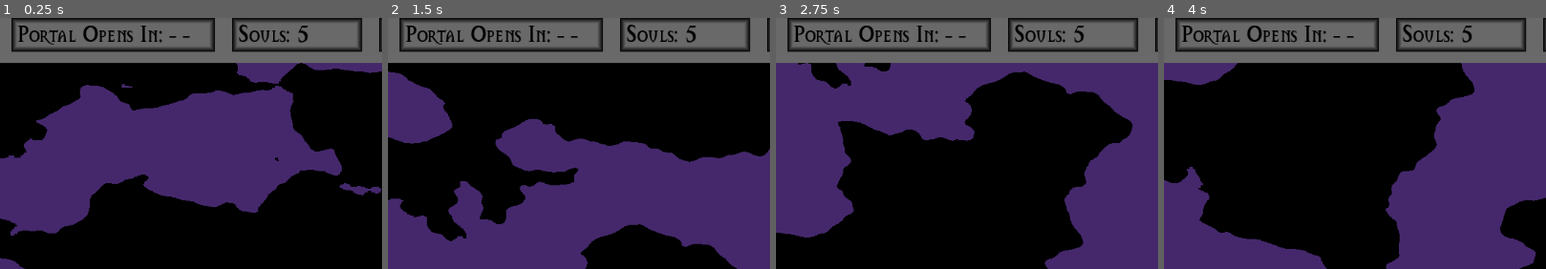
Above: before the commit, frames 1-4 (left to right).
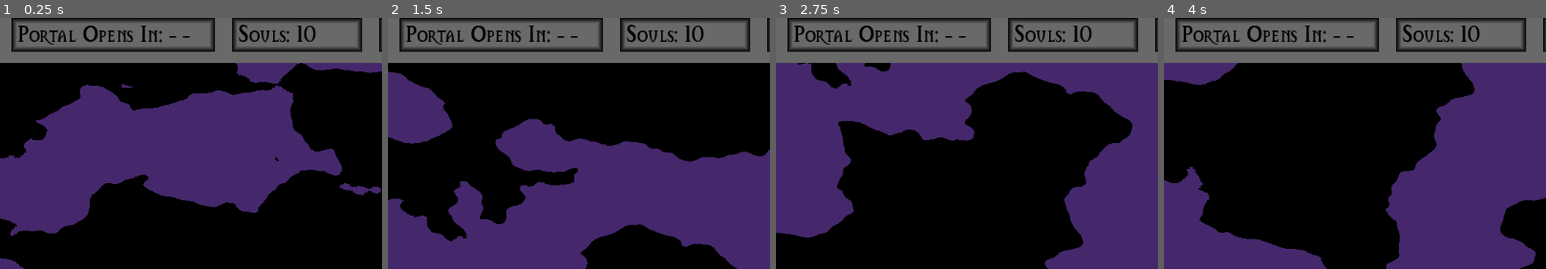
Above: after the commit, the same moments.

Repository: Wyatt5150/GWJ73
Game: Godot game, scene res://Levels/MainMenu.tscn
Same seed, same stepped clock (60 frames per second), same inputs: the game is played once before the commit and once after it. The engine's default icon, where the game draws it, is replaced by a stand-in: a white triangle on a blue panel in a dark square. Sound files missing from this copy of the repository are replaced by a short silence.
Inputs (mouse positions are % of the whole screen's width and height, from its top left):
- Up to frame 1 (0.25 s): no input
- Up to frame 2 (1.5 s): tap Enter at 0.5 s; move the mouse to (72, 44) at 0.52 s; hold D (Right) 0.53-1.28 s; hold E (Interact) 0.53-1.28 s; click (72, 44) at 0.67 s; tap Space at 0.77 s; move the mouse to (30, 54) at 1.27 s; hold S (Down) from 1.28 s (still down); tap F at 1.35 s
- Up to frame 3 (2.75 s): tap Space at 1.52 s; move the mouse to (60, 27) at 2.02 s; release S (Down) at 2.03 s; hold D (Right) from 2.03 s (still down); hold E (Interact) from 2.03 s (still down)
- Up to frame 4 (4 s): move the mouse to (45, 70) at 2.77 s; release D (Right) at 2.78 s; release E (Interact) at 2.78 s; hold W (Up) 2.78-3.53 s; tap F at 2.85 s; click (45, 70) at 2.92 s; tap Space at 3.02, 3.77 s; move the mouse to (80, 65) at 3.52 s; hold A (Left) from 3.53 s (still down); hold E (Interact) from 3.53 s (still down)
The pictures show only the part of the screen within x 0-50%, y 1-51%; the shares and areas given below are measured in that part.

The runs differ from the first frame. In frame 1, 0.2% of the frame differs, in the area x 77-83%, y 3-10%; in frame 2, 0.2%; in frame 3, 0.2%; in frame 4, 0.2%.

Commit message:
Working game pog

Diff:
--- a/Autoloads/PersistentData.gd
+++ b/Autoloads/PersistentData.gd
@@ -32,7 +32,6 @@
 	LOSE
 }
 
-@export var current_scene : SCENES = SCENES.MAIN_MENU
 @export var transition : PackedScene
 
 var SPAWNCAP = 50
@@ -47,7 +46,7 @@
 	set(new_val):
 		%SoulCount.text = "Souls: " + str(new_val)
 		souls = new_val
-var starting_souls : int = 5
+var starting_souls : int = 10
 
 var death_cost : int = 1
 var deaths : int = 0 :
@@ -55,28 +54,55 @@
 		death_cost = 2 ** new_val
 		deaths = new_val
 
+var timing = false
+var portal_timer : float = 50.0 :
+	set(new_val):
+		if current_floor == 0:
+			%PortalTimer.text = "Portal Opens In: - -"
+			portal_timer = 50.0
+			return
+		portal_timer = new_val
+		if portal_timer > 0.0:
+			get_tree().call_group("Portal", 'Open', false)
+			%PortalTimer.text = "Portal Opens In: " + str(int(portal_timer))
+			return
+		else:
+			get_tree().call_group("Portal", 'Open', true)
+			%PortalTimer.text = "Portal Closes In: " + str(10 + int(portal_timer))
+			if portal_timer < -10.0:
+				portal_timer = 50.0
+			return
+
+
+
 func _ready() -> void:
 	current_floor = 0
 	StartLevel()
 
+func _process(delta: float) -> void:
+	if timing:
+		portal_timer -= delta
+
 func Transition(state : STATE = STATE.WIN):
 	get_tree().call_group("Portal", 'Open', false)
+	timing = false
+	portal_timer = 50.0
 
 	if state == STATE.WIN:
 		current_floor += 1
 	else:
 		current_floor = 0
 
-	get_tree().change_scene_to_packed(transition)
+	get_tree().call_deferred("change_scene_to_packed", transition)
 
 
 func StartLevel():
+	timing = true
+	Audio.ChangeMusic(Audio.MUSIC_TRACKS.CLOCK_TOWER)
 	if current_floor == 0:
 		WeaponData.Reset_Weapon_Data()
 		souls = starting_souls
 		deaths = 0
 		get_tree().call_deferred("change_scene_to_file", SCENES_PATH[SCENES.MAIN_MENU])
-		#TODO TIMER.stop
 	else:
 		get_tree().call_deferred("change_scene_to_file", SCENES_PATH[SCENES.FLOOR])
-		#TODO TIMER.start
--- a/Autoloads/audio.gd
+++ b/Autoloads/audio.gd
@@ -2,19 +2,31 @@
 
 @onready var music = $Music
 
-enum MUSIC_TRACKS {}
+enum MUSIC_TRACKS {
+	CLOCK_TOWER
+}
+
 enum SFX_TRACKS {
-	VINE_BOOM
+	VINE_BOOM,
+	DEATH,
+	HURT
 }
 
 const _MUSIC_PATHS = {
+	MUSIC_TRACKS.CLOCK_TOWER : "res://NotMine/clock-tower-114282.mp3"
 }
 
 const _SFX_PATHS = {
-	SFX_TRACKS.VINE_BOOM : "res://NotMine/vine-boom.mp3"
+	SFX_TRACKS.VINE_BOOM : "res://NotMine/vine-boom.mp3",
+	SFX_TRACKS.DEATH : "res://NotMine/pixel-death-66829.mp3",
+	SFX_TRACKS.HURT : "res://NotMine/retro-hurt-2-236675.mp3"
 }
 
 var _currentMusic = null
+
+func StopMusic() -> void:
+	_currentMusic = null
+	music.stop()
 
 func ChangeMusic(track:MUSIC_TRACKS) -> void:
 	if _currentMusic == track: return
--- a/Autoloads/audio.tscn
+++ b/Autoloads/audio.tscn
@@ -6,3 +6,4 @@
 script = ExtResource("1_tim7p")
 
 [node name="Music" type="AudioStreamPlayer" parent="."]
+bus = &"Music"
--- a/Levels/MainMenu.tscn
+++ b/Levels/MainMenu.tscn
@@ -196,10 +196,11 @@
 
 [node name="WeaponPickup" parent="." instance=ExtResource("10_p55up")]
 position = Vector2(688, 576)
-pick_random = true
+type = 2
 
 [node name="WeaponPickup2" parent="." instance=ExtResource("10_p55up")]
 position = Vector2(1104, 576)
+type = 2
 pick_random = true
 cost_override = 10
 
--- a/Scenes/Enemies/enemygrounded.tscn
+++ b/Scenes/Enemies/enemygrounded.tscn
@@ -1,13 +1,19 @@
-[gd_scene load_steps=7 format=3 uid="uid://bsphn7qmqcnpf"]
+[gd_scene load_steps=10 format=3 uid="uid://bsphn7qmqcnpf"]
 
 [ext_resource type="Texture2D" uid="uid://bcws23ud5u66w" path="res://icon.svg" id="1_dqapv"]
 [ext_resource type="PackedScene" uid="uid://divbc678so3o4" path="res://Scenes/InheritanceJail/Controllers/enemy_controller.tscn" id="3_5kfx3"]
 [ext_resource type="PackedScene" uid="uid://bjnvr4cb8wx41" path="res://Scenes/InheritanceJail/Components/targeting_component.tscn" id="4_oo7oj"]
 [ext_resource type="PackedScene" uid="uid://chldgtiftv7o3" path="res://Scenes/InheritanceJail/Components/jump_component.tscn" id="5_djug6"]
+[ext_resource type="PackedScene" uid="uid://d0f8nxi6mbuhy" path="res://Scenes/InheritanceJail/Components/hurtbox.tscn" id="6_t2q6f"]
 [ext_resource type="PackedScene" uid="uid://bto76kyrksdg3" path="res://Scenes/InheritanceJail/Components/motion_2d.tscn" id="8_vgwlq"]
 
 [sub_resource type="CircleShape2D" id="CircleShape2D_7ktmt"]
 radius = 16.0
+
+[sub_resource type="RectangleShape2D" id="RectangleShape2D_q5hxx"]
+size = Vector2(32, 32)
+
+[sub_resource type="RectangleShape2D" id="RectangleShape2D_7nfxb"]
 
 [node name="EnemyGrounded" type="CharacterBody2D" groups=["Enemy"]]
 collision_layer = 16
@@ -27,7 +33,6 @@
 targeting_node = NodePath("TargetingComponent")
 
 [node name="TargetingComponent" parent="EnemyController" instance=ExtResource("4_oo7oj")]
-target_type = Array[int]([2, 3])
 
 [node name="Motion2D" parent="." instance=ExtResource("8_vgwlq")]
 speed = 100.0
@@ -39,6 +44,23 @@
 landing_lag_time = 1.0
 jump_velocity = -700.0
 
+[node name="Hurtbox" parent="." instance=ExtResource("6_t2q6f")]
+type = 4
+
+[node name="CollisionShape2D" type="CollisionShape2D" parent="Hurtbox"]
+position = Vector2(0, -16)
+shape = SubResource("RectangleShape2D_q5hxx")
+
+[node name="HitThePlayer" type="Area2D" parent="."]
+collision_layer = 0
+collision_mask = 4
+monitorable = false
+
+[node name="CollisionShape2D" type="CollisionShape2D" parent="HitThePlayer"]
+position = Vector2(0, -16)
+shape = SubResource("RectangleShape2D_7nfxb")
+
 [connection signal="change_direction" from="EnemyController" to="Motion2D" method="ChangeHorizontalDirection"]
 [connection signal="fallthrough" from="EnemyController" to="Motion2D" method="Fallthrough"]
 [connection signal="jump" from="EnemyController" to="JumpComponent" method="Jump"]
+[connection signal="area_entered" from="HitThePlayer" to="EnemyController" method="DamagePlayer"]
--- a/Scenes/InheritanceJail/Components/Scripts/dash_component.gd
+++ /dev/null
@@ -1,25 +0,0 @@
-extends BaseComponent
-class_name DashComponent
-
-
-var isDashing = false
-var canDash = false
-var dashTimer = 0.0
-const dashTime : float = 0.3
-const speed : float= 600.0
-
-
-func _Action(_args):
-	if !isDashing and parent.is_on_floor(): canDash = true
-
-	if !canDash: return 0
-
-	parent.velocity.x += (speed * parent.direction)
-
-	dashTimer = dashTime
-	isDashing = true
-	canDash = false
-
-func _physics_process(delta):
-	dashTimer -= delta
-	if dashTimer < 0.0: isDashing = false
--- /dev/null
+++ b/Scenes/InheritanceJail/Components/Scripts/hurtbox.gd
@@ -0,0 +1,69 @@
+extends Area2D
+class_name HurtboxComponent
+
+"""META OPTIONS"""
+@onready var parent = get_parent()
+@export var parent_override : CharacterBody2D
+@export var type : Data.LAYERS = Data.LAYERS.ENEMY
+
+"""BASE HEALTH OPTIONS"""
+@export_category("HEALTH")
+@export var max_health : int = 10
+var current_health : int = max_health :
+	set(new_val):
+		if killable and new_val <= 0:
+			DeathHandler()
+		current_health = clampi(new_val, 0, max_health)
+
+@export var killable : bool = true
+var invincibility = 0.0
+@export var iframes = 0.0
+
+@export var soul_value : int = 1
+@export var damage_flash : bool = true
+
+func _ready() -> void:
+	current_health = max_health
+
+	self.collision_layer = 0
+	self.collision_mask = 0
+	self.set_collision_layer_value(Data.LAYERS_MAP[type], true)
+	self.area_entered.connect(Callable(self, "_Activate"))
+	self.area_exited.connect(Callable(self, "_Deactivate"))
+
+	var shape = get_node_or_null("CollisionShape2D")
+	if shape == null:
+		printerr(self, " Has no collission shape. Freeeeing.")
+		self.queue_free()
+
+func _process(delta: float) -> void:
+	invincibility -= delta
+
+func Damage(ammount : int):
+	if invincibility > 0.0:
+		return
+	if type == Data.LAYERS.PLAYER:
+		Audio.PlaySFXLocal(Audio.SFX_TRACKS.HURT, self)
+		invincibility = iframes
+		Data.souls -= ammount
+		if Data.souls < 0:
+			Data.souls = 0
+			DeathHandler()
+	else:
+		current_health -= ammount
+	if damage_flash:
+		parent.modulate = Color(1.0, 0.0, 0.0)
+		await get_tree().create_timer(0.2).timeout
+		parent.modulate = Color(1.0, 1.0, 1.0)
+
+func DeathHandler() -> void:
+	match type:
+		Data.LAYERS.ENEMY:
+			Data.souls += soul_value
+			parent.queue_free()
+		Data.LAYERS.PLAYER:
+			Data.Transition(Data.STATE.LOSE)
+			Audio.StopMusic()
+			Audio.PlaySFXGlobal(Audio.SFX_TRACKS.DEATH)
+		_:
+			parent.queue_free()
--- a/Scenes/InheritanceJail/Components/Scripts/swearing_component.gd
+++ /dev/null
@@ -1,9 +0,0 @@
-extends BaseComponent
-class_name SwearingComponent
-
-@export var sound_effects : Array[Audio.SFX_TRACKS]
-
-func _Action(_args):
-	if len(sound_effects) < 1:
-		return
-	Audio.PlaySFXLocal(sound_effects.pick_random(), parent)
--- /dev/null
+++ b/Scenes/InheritanceJail/Components/hurtbox.tscn
@@ -0,0 +1,10 @@
+[gd_scene load_steps=2 format=3 uid="uid://d0f8nxi6mbuhy"]
+
+[ext_resource type="Script" path="res://Scenes/InheritanceJail/Components/Scripts/hurtbox.gd" id="1_pgd13"]
+
+[node name="Hurtbox" type="Area2D"]
+collision_layer = 0
+collision_mask = 0
+monitoring = false
+script = ExtResource("1_pgd13")
+type = 2
--- a/Scenes/InheritanceJail/Components/swearing_component.tscn
+++ /dev/null
@@ -1,7 +0,0 @@
-[gd_scene load_steps=2 format=3 uid="uid://bq0806wig6xy3"]
-
-[ext_resource type="Script" path="res://Scenes/InheritanceJail/Components/Scripts/swearing_component.gd" id="1_v1wrr"]
-
-[node name="SwearingComponent" type="Node2D"]
-script = ExtResource("1_v1wrr")
-action_name = "Talk"
--- /dev/null
+++ b/Scenes/InheritanceJail/Controllers/Scripts/clone_controller.gd
@@ -0,0 +1,11 @@
+extends Node2D
+
+
+# Called when the node enters the scene tree for the first time.
+func _ready() -> void:
+	pass # Replace with function body.
+
+
+
+func Explode():
+	pass
--- a/Scenes/InheritanceJail/Controllers/Scripts/enemy_controller.gd
+++ b/Scenes/InheritanceJail/Controllers/Scripts/enemy_controller.gd
@@ -7,6 +7,8 @@
 
 @export var x_offset : float = 50
 @export var y_offset : float = 30
+
+@export var damage = 1
 
 var tracking_update_stutter : float = randf_range(0.0, 0.20)
 var tracking : Node2D
@@ -46,3 +48,7 @@
 
 	target = tracking.global_position
 	target.x += randf_range(-stutter, stutter)
+
+func DamagePlayer(area):
+	if area is HurtboxComponent:
+		area.Damage(damage)
--- /dev/null
+++ b/Scenes/InheritanceJail/Controllers/clone_controller.tscn
@@ -0,0 +1,6 @@
+[gd_scene load_steps=2 format=3 uid="uid://b7h6soar4bbv8"]
+
+[ext_resource type="Script" path="res://Scenes/InheritanceJail/Controllers/Scripts/clone_controller.gd" id="1_rkt6h"]
+
+[node name="CloneController" type="Node2D"]
+script = ExtResource("1_rkt6h")
--- a/Scenes/player.tscn
+++ b/Scenes/player.tscn
@@ -1,11 +1,13 @@
-[gd_scene load_steps=9 format=3 uid="uid://1ejl0k88s3yi"]
+[gd_scene load_steps=11 format=3 uid="uid://1ejl0k88s3yi"]
 
 [ext_resource type="PackedScene" uid="uid://chldgtiftv7o3" path="res://Scenes/InheritanceJail/Components/jump_component.tscn" id="3_rpjv3"]
 [ext_resource type="PackedScene" uid="uid://rdajq45ts5p2" path="res://Scenes/InheritanceJail/Components/sprites_component.tscn" id="4_0mcb7"]
 [ext_resource type="Script" path="res://Scenes/weapons/scripts/player_weapons.gd" id="5_0fxkh"]
 [ext_resource type="PackedScene" uid="uid://du8l523rmcsbd" path="res://Scenes/weapons/balls.tscn" id="5_2h461"]
+[ext_resource type="PackedScene" uid="uid://d0f8nxi6mbuhy" path="res://Scenes/InheritanceJail/Components/hurtbox.tscn" id="5_rw85s"]
 [ext_resource type="PackedScene" uid="uid://bfk6fuljfk6dq" path="res://Scenes/InheritanceJail/Controllers/player_controller.tscn" id="5_vaqn0"]
 [ext_resource type="PackedScene" uid="uid://bto76kyrksdg3" path="res://Scenes/InheritanceJail/Components/motion_2d.tscn" id="6_rnyw7"]
+[ext_resource type="PackedScene" uid="uid://ctsxioah6jgrc" path="res://Scenes/weapons/sword.tscn" id="8_u6efo"]
 
 [sub_resource type="CapsuleShape2D" id="CapsuleShape2D_eedgu"]
 radius = 8.0
@@ -37,23 +39,24 @@
 [node name="SpritesComponent" parent="." instance=ExtResource("4_0mcb7")]
 animation = &"Idle"
 
-[node name="Area2D" type="Area2D" parent="."]
-collision_layer = 4
-collision_mask = 0
-input_pickable = false
-monitoring = false
+[node name="Hurtbox" parent="." instance=ExtResource("5_rw85s")]
+iframes = 0.5
 
-[node name="CollisionShape2D" type="CollisionShape2D" parent="Area2D"]
+[node name="CollisionShape2D" type="CollisionShape2D" parent="Hurtbox"]
 position = Vector2(0, -14)
 shape = SubResource("RectangleShape2D_t3w31")
 
 [node name="Weapons" type="Node2D" parent="."]
+position = Vector2(0, -12)
 script = ExtResource("5_0fxkh")
 
 [node name="Balls" parent="Weapons" instance=ExtResource("5_2h461")]
 
+[node name="Sword" parent="Weapons" instance=ExtResource("8_u6efo")]
+
 [connection signal="change_direction" from="PlayerController" to="Motion2D" method="ChangeHorizontalDirection"]
 [connection signal="change_direction" from="PlayerController" to="SpritesComponent" method="ChangeDirection"]
+[connection signal="change_direction" from="PlayerController" to="Weapons/Sword" method="ChangeDirection"]
 [connection signal="fallthrough" from="PlayerController" to="Motion2D" method="Fallthrough"]
 [connection signal="jump" from="PlayerController" to="JumpComponent" method="Jump"]
 [connection signal="set_animation" from="Motion2D" to="SpritesComponent" method="SetAnimation"]
--- /dev/null
+++ b/Scenes/weapons/ball.tscn
@@ -0,0 +1,19 @@
+[gd_scene load_steps=3 format=3 uid="uid://d12a511pro0m1"]
+
+[ext_resource type="Texture2D" uid="uid://cvu8nu5yejpjl" path="res://NotMine/electricBall.png" id="1_6hx0a"]
+
+[sub_resource type="CircleShape2D" id="CircleShape2D_5i0nr"]
+radius = 8.0
+
+[node name="Ball" type="Area2D"]
+collision_layer = 0
+collision_mask = 0
+monitorable = false
+
+[node name="CollisionShape2D" type="CollisionShape2D" parent="."]
+shape = SubResource("CircleShape2D_5i0nr")
+
+[node name="Sprite2D" type="Sprite2D" parent="."]
+position = Vector2(0, 4.76837e-07)
+scale = Vector2(1.33333, 1.33333)
+texture = ExtResource("1_6hx0a")
--- /dev/null
+++ b/Scenes/weapons/balls.gd
@@ -0,0 +1,23 @@
+extends WeaponBase
+class_name Balls
+
+@export var radius : float = 60.0
+var rot_speed : int = 0
+
+func _physics_process(delta: float) -> void:
+	self.rotate(rot_speed * delta)
+
+func Upgrade(level : int):
+	rot_speed = (1.2 ** level) * speed
+	for child in get_children():
+		child.queue_free()
+
+	for i in range(0, level):
+		var ball : Area2D = projectile.instantiate()
+		ball.collision_layer = 0
+		ball.collision_mask = 0
+		ball.set_collision_mask_value(Data.LAYERS_MAP[target], true)
+		ball.area_entered.connect(Callable(self, "Hit"))
+		self.add_child(ball)
+		var offset = Vector2(randf_range(-1.0, 1.0), randf_range(-1.0, 1.0)).normalized() * radius
+		ball.position = offset
--- a/Scenes/weapons/balls.tscn
+++ b/Scenes/weapons/balls.tscn
@@ -1,6 +1,11 @@
-[gd_scene load_steps=2 format=3 uid="uid://du8l523rmcsbd"]
+[gd_scene load_steps=3 format=3 uid="uid://du8l523rmcsbd"]
 
-[ext_resource type="Script" path="res://Scenes/weapons/scripts/balls.gd" id="1_ft08v"]
+[ext_resource type="Script" path="res://Scenes/weapons/balls.gd" id="1_12x8i"]
+[ext_resource type="PackedScene" uid="uid://d12a511pro0m1" path="res://Scenes/weapons/ball.tscn" id="2_qyeci"]
 
 [node name="Balls" type="Node2D"]
-script = ExtResource("1_ft08v")
+script = ExtResource("1_12x8i")
+radius = 40.0
+speed = 2.0
+projectile = ExtResource("2_qyeci")
+type = 2
--- /dev/null
+++ b/Scenes/weapons/clone.tscn
@@ -0,0 +1,51 @@
+[gd_scene load_steps=9 format=3 uid="uid://b4up01wo0sl5o"]
+
+[ext_resource type="PackedScene" uid="uid://b7h6soar4bbv8" path="res://Scenes/InheritanceJail/Controllers/clone_controller.tscn" id="1_27gfr"]
+[ext_resource type="PackedScene" uid="uid://bto76kyrksdg3" path="res://Scenes/InheritanceJail/Components/motion_2d.tscn" id="2_hfox2"]
+[ext_resource type="PackedScene" uid="uid://d0f8nxi6mbuhy" path="res://Scenes/InheritanceJail/Components/hurtbox.tscn" id="4_3be2v"]
+[ext_resource type="PackedScene" uid="uid://rdajq45ts5p2" path="res://Scenes/InheritanceJail/Components/sprites_component.tscn" id="4_x36w5"]
+[ext_resource type="Script" path="res://Scenes/weapons/scripts/explosion.gd" id="5_4essd"]
+
+[sub_resource type="CapsuleShape2D" id="CapsuleShape2D_eedgu"]
+radius = 8.0
+height = 24.0
+
+[sub_resource type="RectangleShape2D" id="RectangleShape2D_5f0hg"]
+size = Vector2(16, 28)
+
+[sub_resource type="CircleShape2D" id="CircleShape2D_hfst1"]
+radius = 96.0833
+
+[node name="Player" type="CharacterBody2D"]
+scale = Vector2(2, 2)
+collision_layer = 4
+collision_mask = 3
+floor_stop_on_slope = false
+floor_block_on_wall = false
+
+[node name="CollisionShape2D" type="CollisionShape2D" parent="."]
+position = Vector2(0, -12)
+shape = SubResource("CapsuleShape2D_eedgu")
+
+[node name="CloneController" parent="." instance=ExtResource("1_27gfr")]
+
+[node name="Motion2D" parent="." instance=ExtResource("2_hfox2")]
+
+[node name="SpritesComponent" parent="." instance=ExtResource("4_x36w5")]
+animation = &"Idle"
+
+[node name="Hurtbox" parent="." instance=ExtResource("4_3be2v")]
+killable = false
+soul_value = 0
+
+[node name="CollisionShape2D" type="CollisionShape2D" parent="Hurtbox"]
+position = Vector2(0, -14)
+shape = SubResource("RectangleShape2D_5f0hg")
+
+[node name="Explosion" type="Area2D" parent="."]
+script = ExtResource("5_4essd")
+
+[node name="CollisionShape2D" type="CollisionShape2D" parent="Explosion"]
+shape = SubResource("CircleShape2D_hfst1")
+
+[connection signal="set_animation" from="Motion2D" to="SpritesComponent" method="SetAnimation"]
--- a/Scenes/weapons/scripts/balls.gd
+++ /dev/null
@@ -1 +0,0 @@
-extends Node2D
--- /dev/null
+++ b/Scenes/weapons/scripts/explosion.gd
@@ -0,0 +1,12 @@
+extends Area2D
+
+
+
+# Called when the node enters the scene tree for the first time.
+func _ready() -> void:
+	pass # Replace with function body.
+
+
+# Called every frame. 'delta' is the elapsed time since the previous frame.
+func _process(delta: float) -> void:
+	pass
--- /dev/null
+++ b/Scenes/weapons/scripts/sword.gd
@@ -0,0 +1,33 @@
+extends WeaponBase
+class_name Sword
+
+@export var base_pierce : int = 3
+var pierce
+var direction : float
+
+func ChangeDirection(_direction : float) -> void:
+	if _direction:
+		direction = _direction
+
+func Upgrade(level : int):
+	pierce = base_pierce + level
+	damage = base_damage * level
+	%Timer.wait_time = max(0.2, 1.5 - (0.1 * level))
+
+func Fire():
+	if weapon_data.level == 0:
+		return
+	var ball : SwordProjectile = projectile.instantiate()
+	ball.collision_layer = 0
+	ball.collision_mask = 0
+	ball.set_collision_mask_value(Data.LAYERS_MAP[target], true)
+	ball.area_entered.connect(Callable(self, "Hit"))
+	ball.pierce = pierce
+	ball. direction = direction
+	get_tree().root.add_child(ball)
+
+	ball.global_position = self.global_position
+
+func Hit(_area : Area2D):
+	if _area is HurtboxComponent:
+		_area.Damage(damage)
--- /dev/null
+++ b/Scenes/weapons/scripts/sword_projectile.gd
@@ -0,0 +1,23 @@
+extends Area2D
+class_name SwordProjectile
+
+var direction = 1.0 :
+	set(new_val):
+		if new_val < 0:
+			%Sprite.flip_h = true
+			direction = -1.0
+		else:
+			%Sprite.flip_h = false
+			direction = 1.0
+var speed = 600.0
+
+var pierce = 3
+var hits = 1
+
+func _physics_process(delta: float) -> void:
+	self.position.x += speed * direction * delta
+
+func _on_area_entered(area: Area2D) -> void:
+	hits += 1
+	if hits > pierce:
+		self.queue_free()
--- /dev/null
+++ b/Scenes/weapons/scripts/weapon_base.gd
@@ -0,0 +1,24 @@
+extends Node2D
+class_name WeaponBase
+
+@export var speed : float = 1.0
+@export var projectile : PackedScene
+@export var type : WeaponData.WEAPONS
+@export var target : Data.LAYERS = Data.LAYERS.ENEMY
+@export var base_damage : int = 2
+var damage
+var weapon_data : WeaponData.Weapon
+
+func _ready():
+	damage = base_damage
+	weapon_data = WeaponData.Get_Weapon(type)
+	weapon_data.upgraded.connect(Callable(self, "Upgrade"))
+	Upgrade(weapon_data.level)
+
+func Upgrade(level : int):
+	pass
+
+
+func Hit(_area : Area2D):
+	if _area is HurtboxComponent:
+		_area.Damage(damage)
--- a/Scenes/weapons/scripts/weapon_manager.gd
+++ b/Scenes/weapons/scripts/weapon_manager.gd
@@ -15,6 +15,7 @@
 	var sprite_path : String
 	var level : int = 0
 	var active : bool = false
+	signal upgraded(level)
 
 	func _init(_path : String, sprite : String = base_sprite_path) -> void:
 		self.path = base_path + _path
@@ -27,6 +28,7 @@
 	func Upgrade() -> void:
 		level += 1
 		active = true
+		upgraded.emit(level)
 
 	func Spawn() -> Node2D:
 		var entity = load(path)
@@ -44,15 +46,15 @@
 		"res://Assets/Sycthe.png"
 	),
 	WEAPONS.SWORD : Weapon.new(
-		".tscn",
+		"sword.tscn",
 		"res://NotMine/swrod.png"
 	),
 	WEAPONS.BALL :Weapon.new(
-		".tscn",
+		"balls.tscn",
 		"res://NotMine/electricBall.png"
 	),
 	WEAPONS.CLONE : Weapon.new(
-		".tscn",
+		"clone.tscn",
 		"res://NotMine/CloneIcon.png"
 	),
 	WEAPONS.HOMING : Weapon.new(
--- /dev/null
+++ b/Scenes/weapons/sword.tscn
@@ -0,0 +1,18 @@
+[gd_scene load_steps=3 format=3 uid="uid://ctsxioah6jgrc"]
+
+[ext_resource type="Script" path="res://Scenes/weapons/scripts/sword.gd" id="1_hl3tv"]
+[ext_resource type="PackedScene" uid="uid://celnrs2f74uhg" path="res://Scenes/weapons/sword_projectile.tscn" id="2_6qe5s"]
+
+[node name="Sword" type="Node2D"]
+script = ExtResource("1_hl3tv")
+speed = 3.0
+projectile = ExtResource("2_6qe5s")
+type = 1
+base_damage = 3
+
+[node name="Timer" type="Timer" parent="."]
+unique_name_in_owner = true
+wait_time = 2.0
+autostart = true
+
+[connection signal="timeout" from="Timer" to="." method="Fire"]
--- /dev/null
+++ b/Scenes/weapons/sword_projectile.tscn
@@ -0,0 +1,21 @@
+[gd_scene load_steps=4 format=3 uid="uid://celnrs2f74uhg"]
+
+[ext_resource type="Script" path="res://Scenes/weapons/scripts/sword_projectile.gd" id="1_v3b7s"]
+[ext_resource type="Texture2D" uid="uid://hvq32rqpod7x" path="res://NotMine/swrod.png" id="2_lfniu"]
+
+[sub_resource type="RectangleShape2D" id="RectangleShape2D_7vshj"]
+size = Vector2(32, 16)
+
+[node name="Sword_projectile" type="Area2D"]
+monitorable = false
+script = ExtResource("1_v3b7s")
+
+[node name="Sprite" type="Sprite2D" parent="."]
+unique_name_in_owner = true
+texture = ExtResource("2_lfniu")
+
+[node name="CollisionShape2D" type="CollisionShape2D" parent="."]
+visible = false
+shape = SubResource("RectangleShape2D_7vshj")
+
+[connection signal="area_entered" from="." to="." method="_on_area_entered"]
--- a/Scripts/InteractArea.gd
+++ b/Scripts/InteractArea.gd
@@ -1,5 +1,8 @@
 extends Area2D
 class_name InteractionArea
+
+
+@export var target : Data.LAYERS = Data.LAYERS.PLAYER
 
 @export var always_active : bool = false
 @export var active : bool = true :
@@ -27,7 +30,7 @@
 func _ready():
 	self.collision_layer = 0
 	self.collision_mask = 0
-	self.set_collision_mask_value(Data.LAYERS_MAP[Data.LAYERS.PLAYER], true)
+	self.set_collision_mask_value(Data.LAYERS_MAP[target], true)
 	self.area_entered.connect(Callable(self, "_Activate"))
 	self.area_exited.connect(Callable(self, "_Deactivate"))
 
Not shown, changed: NotMine/Credits.txt
Not shown, added: NotMine/clock-tower-114282.mp3.import
Not shown, added: NotMine/pixel-death-66829.mp3.import
Not shown, added: NotMine/retro-hurt-2-236675.mp3.import
Not shown, changed: export_presets.cfg
Not shown, added: NotMine/clock-tower-114282.mp3
Not shown, added: NotMine/pixel-death-66829.mp3
Not shown, added: NotMine/retro-hurt-2-236675.mp3
